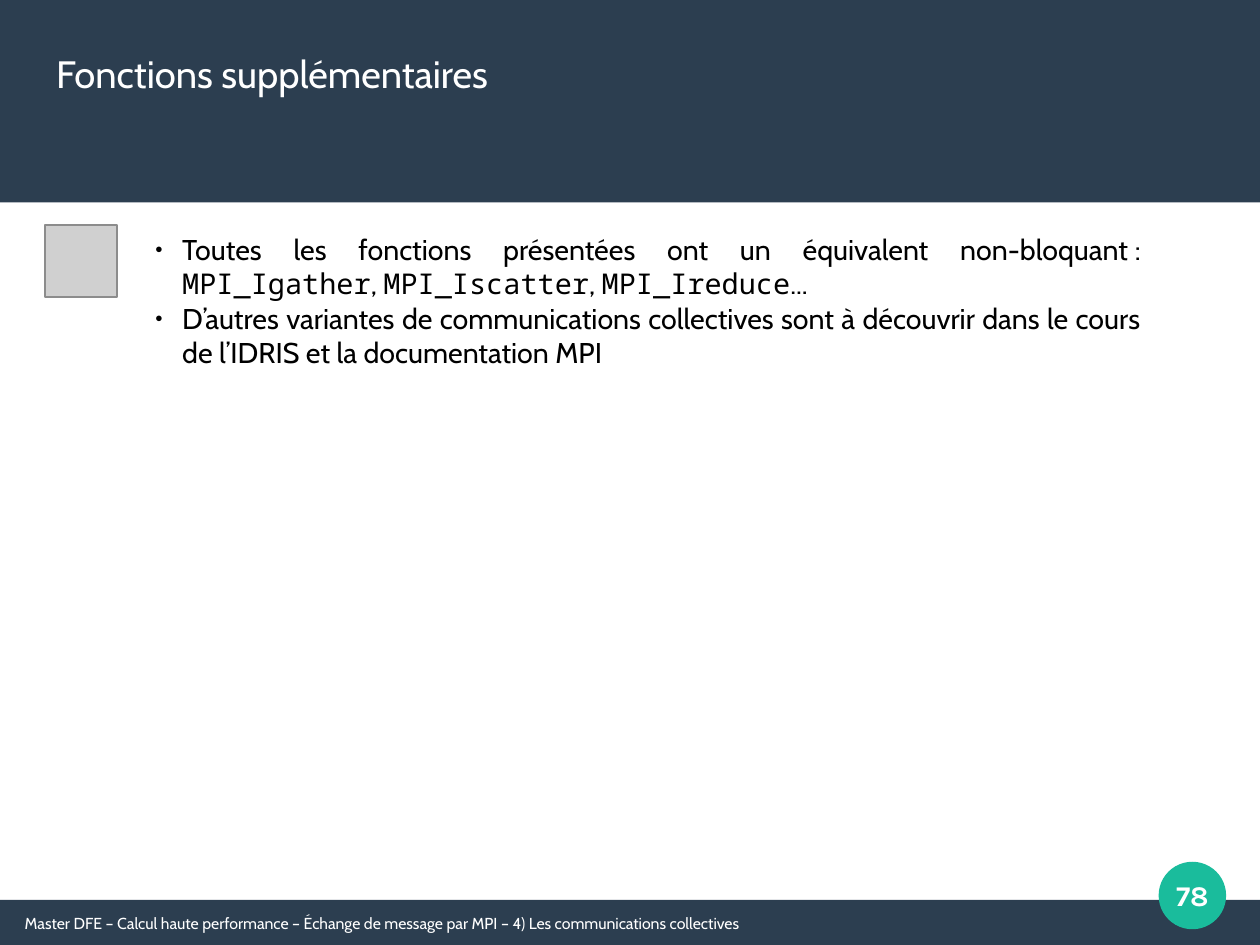
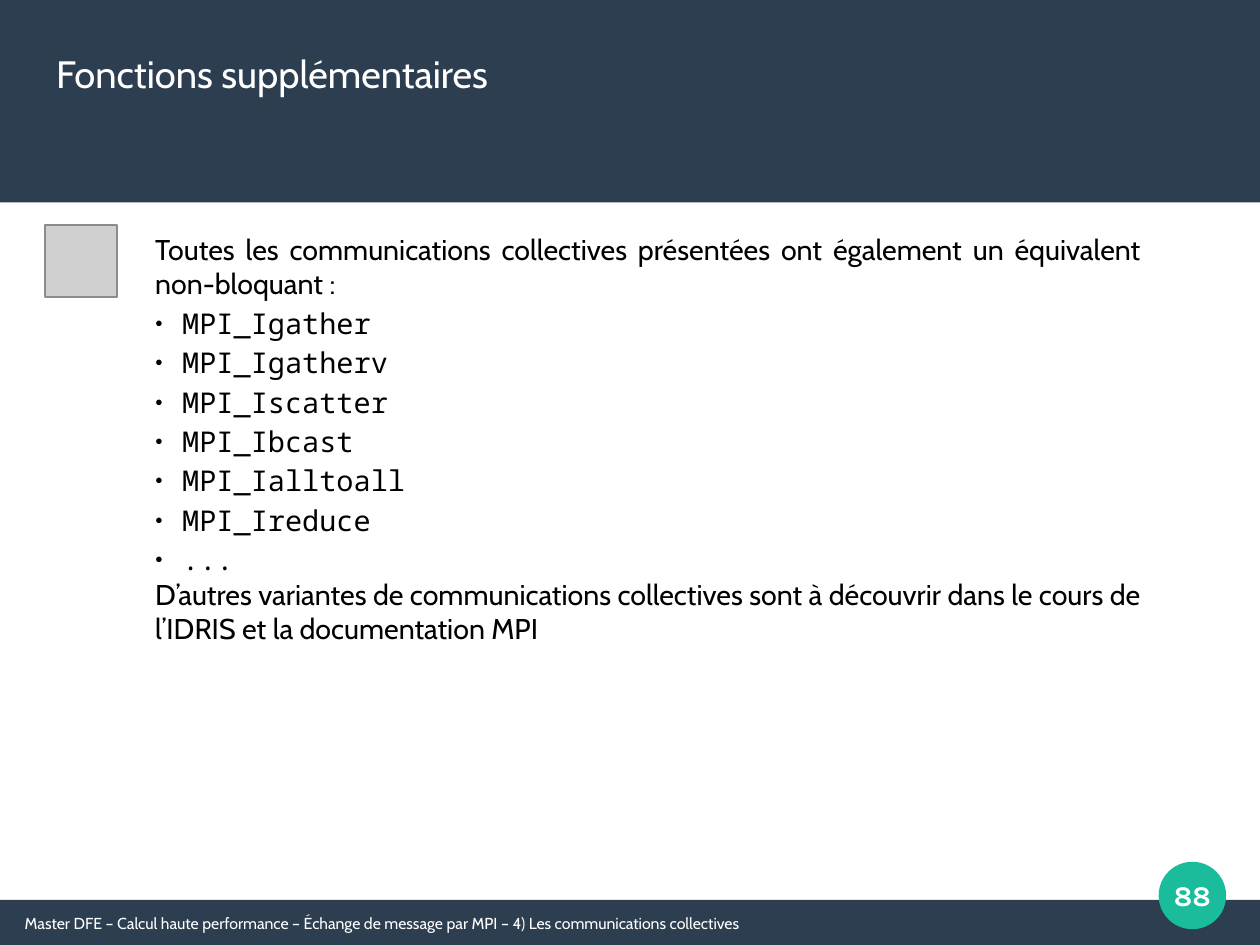
Before and after one commit to Maison-de-la-Simulation/HPC-DFE-Paris-Saclay, a slide deck: slide 88 of support/MPI.odp (slide 78 before the commit). Drawn at 1260x945 pixels with LibreOffice and Linux fonts; fonts in the diff are those of the drawing; grey boxes stand for pictures. Boxes give left, top, right and bottom in pixels: in the first picture for what was removed or moved away, otherwise in the second. Text is boxed around its words. In the diff, an @@ line names an element or a change of style, - is before the commit and + after.

Commit message:
Update of the MPI course with MPI_Gatherv

```diff
--- a/support/MPI.odp
+++ b/support/MPI.odp
@@ text at [155,238,1141,536]: text changed @@
-● Toutes les fonctions présentées ont un équivalent non-bloquant : MPI_Igather, MPI_Iscatter, MPI_Ireduce...
+Toutes les communications collectives présentées ont également un équivalent non-bloquant :
+● MPI_Igather
+● MPI_Igatherv
+● MPI_Iscatter
+● MPI_Ibcast
+● MPI_Ialltoall
+● MPI_Ireduce
+● ...
@@ text at [155,583,1140,640]: bullet ● to none @@
@@ page number at [1174,887,1211,907]: text changed @@
-78
+88
```
Also in this commit, not shown: 2 other slides changed, 11 slides added, 1 other file.
